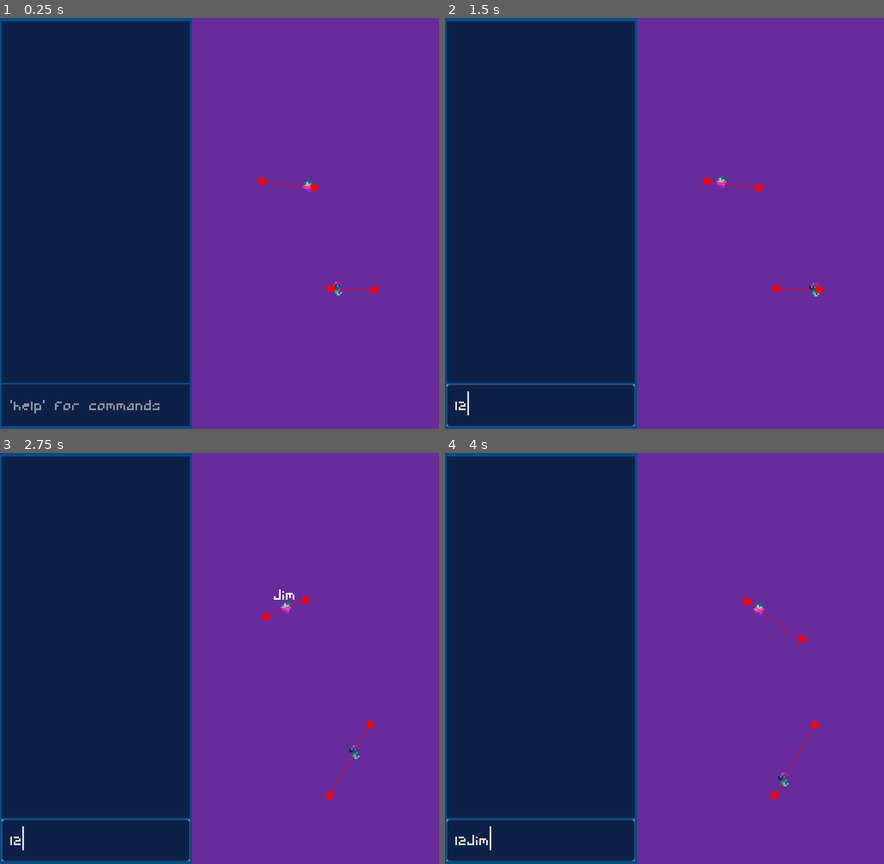
Above: before the commit, frames 1-4 (two rows, left to right).
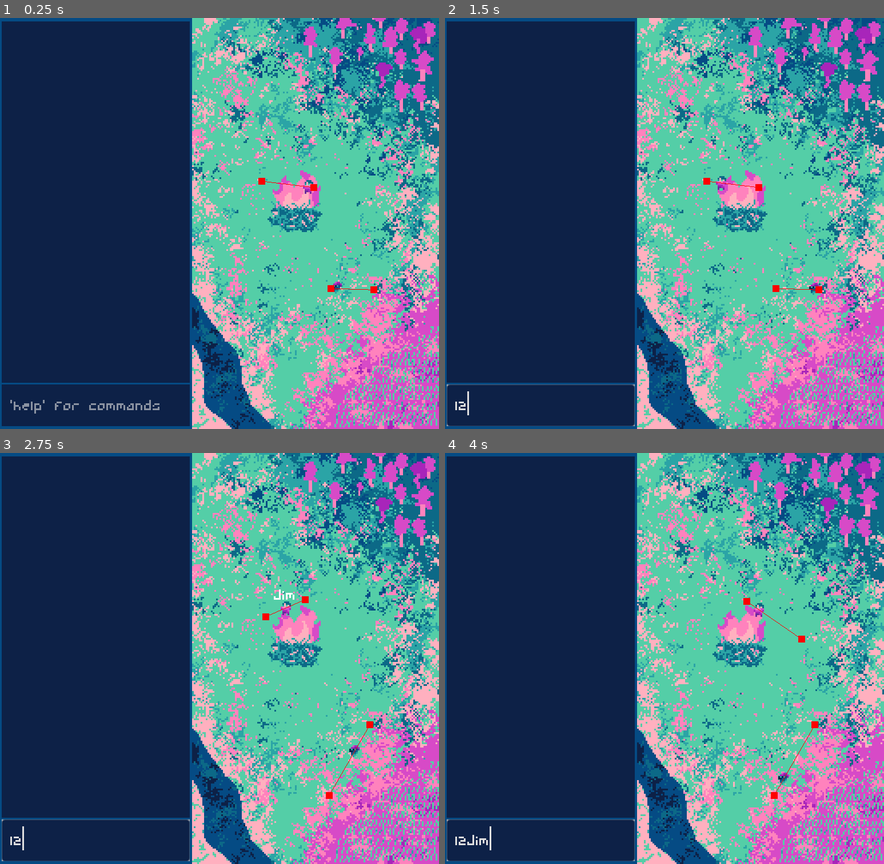
Above: after the commit, the same moments.

Repository: BoopEnthusiast/Micro-Jam-15
Game: Godot game, scene res://scenes/main.tscn
Same seed, same stepped clock (60 frames per second), same inputs: the game is played once before the commit and once after it.
Inputs (mouse positions are in pixels of both pictures, inside the frame that each line leads up to):
- Up to frame 1 (0.25 s): no input
- Up to frame 2 (1.5 s): click (541, 404) at 0.52 s; type "12" at 0.6 s; move the mouse to (541, 383) at 1.27 s
- Up to frame 3 (2.75 s): move the mouse to (267, 617) at 2.02 s
- Up to frame 4 (4 s): type "Jim" at 2.75 s; move the mouse to (708, 568) at 3.52 s

The runs differ from the first frame. In frame 1, 56% of the frame differs, in the area x 43-100%, y 0-100%; in frame 2, 56%; in frame 3, 56%; in frame 4, 56%.

Commit message:
background!

Diff:
--- a/scenes/main.tscn
+++ b/scenes/main.tscn
@@ -1,7 +1,8 @@
-[gd_scene load_steps=5 format=3 uid="uid://cji63ii4aqhq"]
+[gd_scene load_steps=6 format=3 uid="uid://cji63ii4aqhq"]
 
 [ext_resource type="PackedScene" uid="uid://b6mbk30x5y2go" path="res://scenes/villager.tscn" id="1_0auvh"]
 [ext_resource type="PackedScene" uid="uid://dgfjitk2aq4uc" path="res://scenes/ui.tscn" id="2_nqree"]
+[ext_resource type="Texture2D" uid="uid://ce3411kdxferq" path="res://resources/Backdrop.png" id="2_q7ja4"]
 [ext_resource type="PackedScene" uid="uid://blsmf1r2lvqwy" path="res://scenes/ghost.tscn" id="3_4ci76"]
 
 [sub_resource type="NavigationPolygon" id="NavigationPolygon_c3t1r"]
@@ -25,13 +26,11 @@
 [node name="BackgroundLayer" type="CanvasLayer" parent="."]
 layer = -1
 
-[node name="ColorRect" type="ColorRect" parent="BackgroundLayer"]
-anchors_preset = 15
-anchor_right = 1.0
-anchor_bottom = 1.0
-grow_horizontal = 2
-grow_vertical = 2
-color = Color(0.407843, 0.168627, 0.611765, 1)
+[node name="TextureRect" type="TextureRect" parent="BackgroundLayer"]
+offset_left = 112.0
+offset_right = 256.0
+offset_bottom = 240.0
+texture = ExtResource("2_q7ja4")
 
 [node name="Villager" parent="." instance=ExtResource("1_0auvh")]
 position = Vector2(183, 99)
Binary file added: resources/Backdrop.aseprite
Binary file added: resources/Backdrop.png
Not shown, added: resources/Backdrop.png.import
